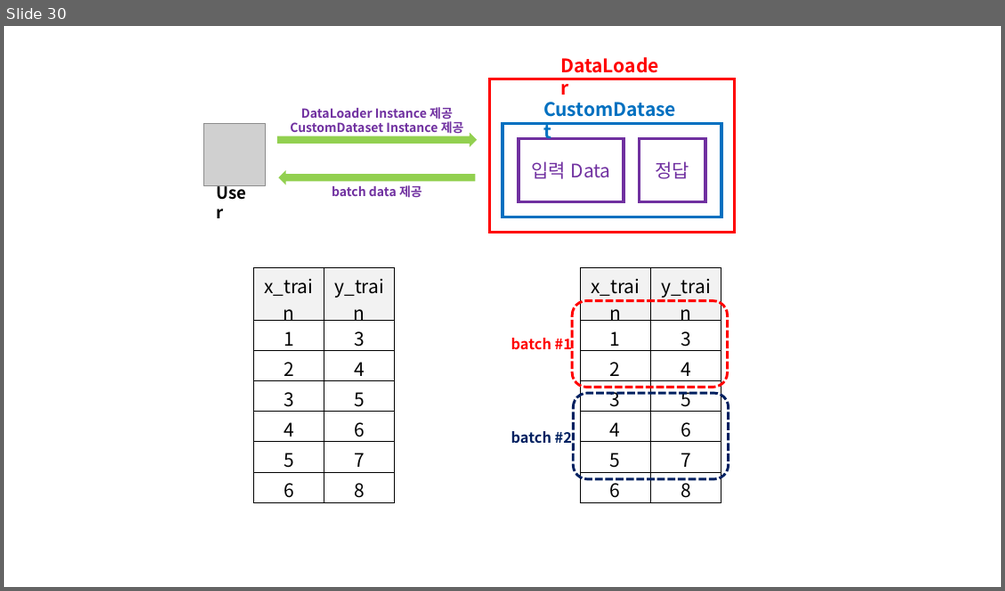
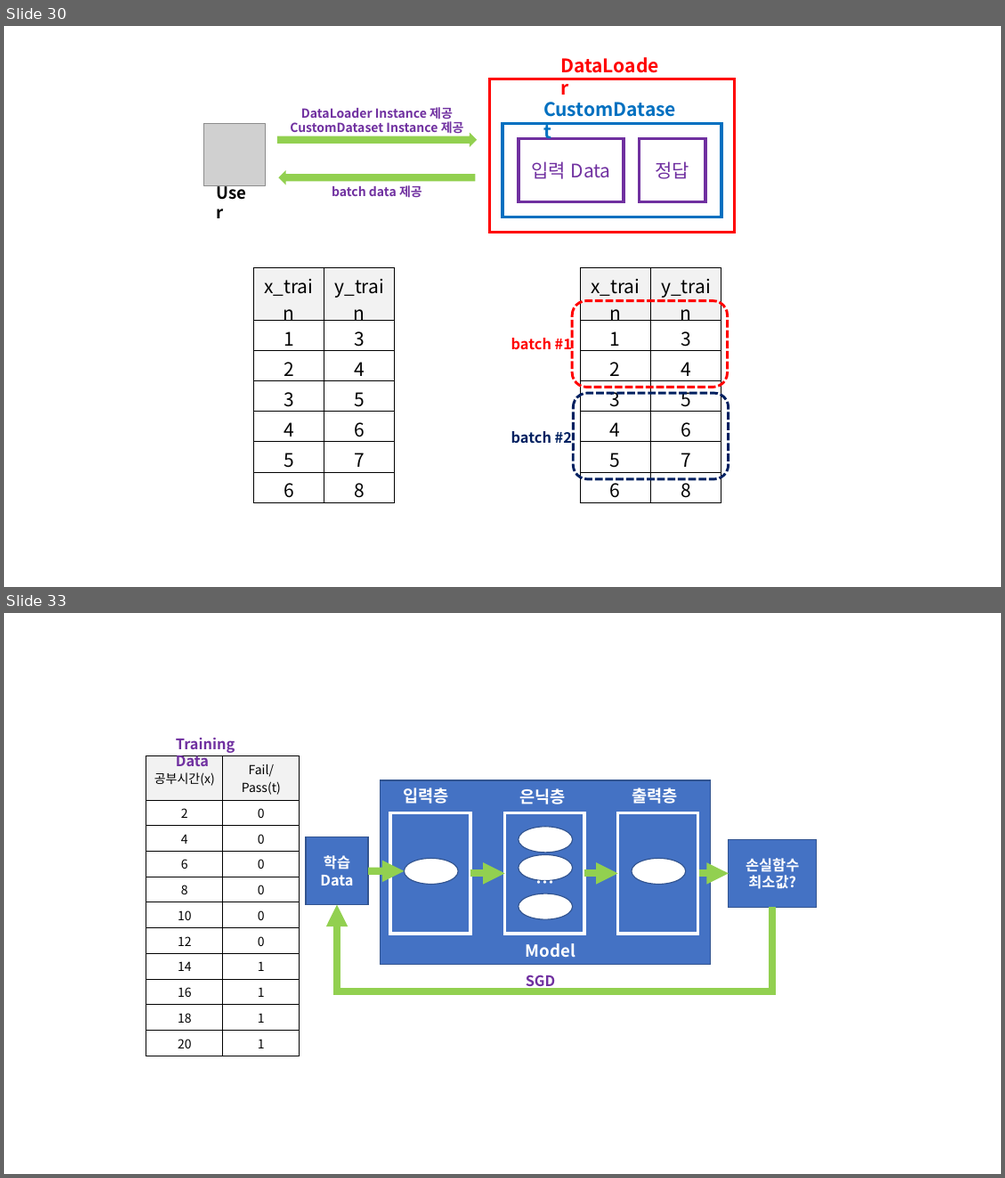
Before and after one commit to doalongwith/Pytorch, a slide deck: Pytorch_Image.pptx. Shown one above the other, each under a label of ours: slide 30 before the commit, slides 30 and 33 after it; the slides between them are not shown. The pictures are 1005x591 and 1005x1178 pixels, drawn with LibreOffice and Linux fonts; fonts in the diff are those of the drawing; grey boxes stand for pictures. Boxes give left, top, right and bottom in pixels: in the first picture for what was removed or moved away, otherwise in the second. Text is boxed around its words. In the diff, an @@ line names an element or a change of style, - is before the commit and + after.

```diff
--- a/Pytorch_Image.pptx
+++ b/Pytorch_Image.pptx
@@ slide 33 added at (4,613,1001,1174), background #FFFFFF @@
@@ text added at (176,738,235,766), 14 pt, text #7030A0, bold @@
+Training Data
@@ table added at (146,756,299,1052), 11 rows, 2 columns @@
+공부시간(x) | Fail/Pass(t)
+2 | 0
+4 | 0
+6 | 0
+8 | 0
+10 | 0
+12 | 0
+14 | 1
+16 | 1
+18 | 1
+20 | 1
@@ rectangle added at (380,780,711,965), fill #4472C4, outline #325491 1 pt @@
@@ text added at (403,787,448,803), 16 pt, text #FFFFFF, bold @@
+입력층
@@ group added at (505,788,585,933): 3 ellipses, 2 texts, 1 rectangle @@
+…
+은닉층
@@ text added at (631,787,677,803), 16 pt, text #FFFFFF, bold @@
+출력층
@@ rectangle added at (390,812,470,933), fill #4472C4, outline #FFFFFF 3 pt @@
@@ rectangle added at (618,812,698,933), fill #4472C4, outline #FFFFFF 3 pt @@
@@ rectangle added at (306,837,368,905), fill #4472C4, outline #325491 1 pt, 14 pt, text #FFFFFF, bold @@
+학습
+Data
@@ rectangle added at (728,840,817,907), fill #4472C4, outline #325491 1 pt, 14 pt, text #FFFFFF, bold @@
+손실함수
+최소값?
@@ arrow added from (368, 871) to (404, 871), #92D050 7 pt @@
@@ ellipse added at (404,859,458,884), fill #FFFFFF, outline #325491 1 pt @@
@@ arrow added from (470, 873) to (505, 873), #92D050 7 pt @@
@@ arrow added from (584, 873) to (618, 873), #92D050 7 pt @@
@@ ellipse added at (631,859,685,884), fill #FFFFFF, outline #325491 1 pt @@
@@ arrow added from (698, 873) to (728, 873), #92D050 7 pt @@
@@ elbow arrow added from (773, 907) to (337, 905), #92D050 7 pt @@
@@ text added at (526,943,575,957), 16 pt, text #FFFFFF, bold @@
+Model
@@ text added at (526,975,556,991), 14 pt, text #7030A0, bold @@
+SGD
```
Also in this commit, not shown: 4 other slides added, 8 other files.
